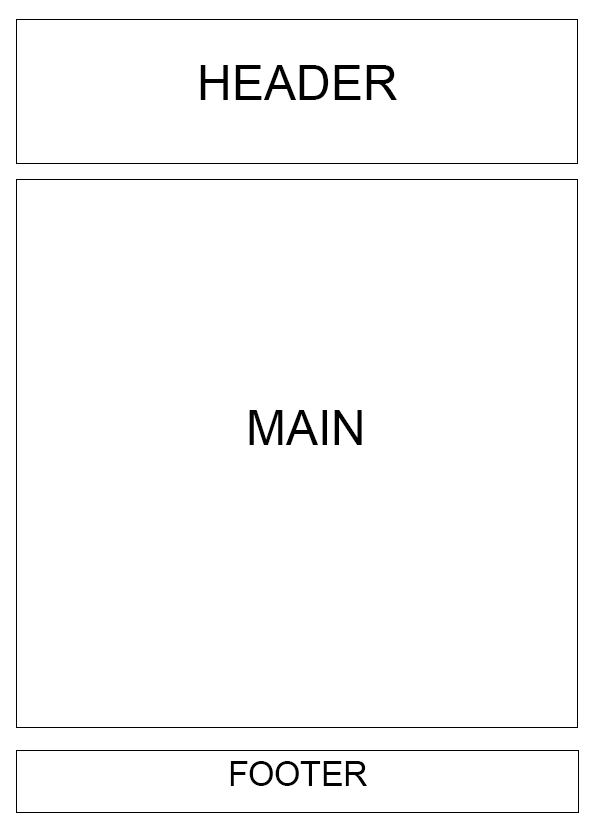
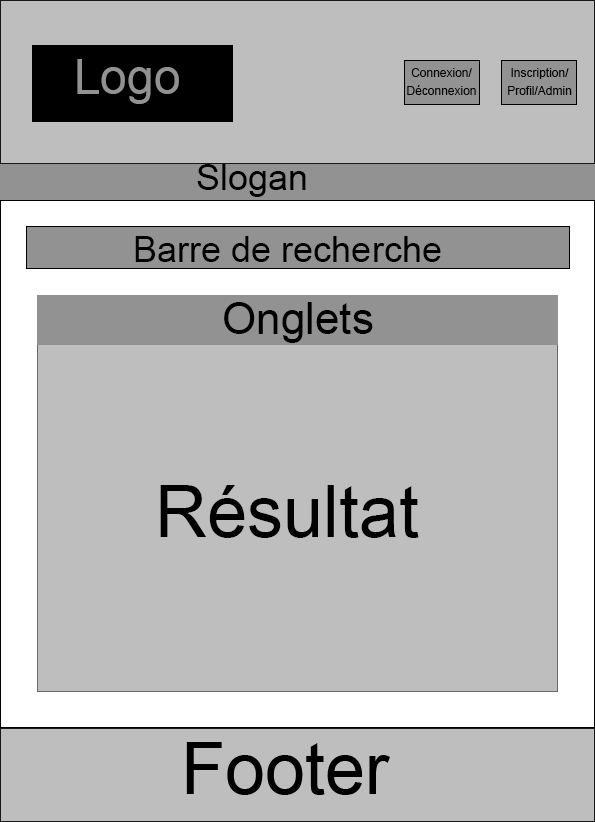
Layered file, before and after one edit (595x822). Changes by layer:
removed layer "FOOTER" over [230, 761, 367, 786]
removed layer "MAIN" over [249, 410, 362, 445]
removed layer "HEADER" over [200, 65, 397, 100]
added layer "Onglets" above "Footer" over [224, 302, 373, 343]
added layer "Footer" above "Résultat" over [186, 742, 390, 795]
added layer "Résultat" above "Barre de recherche" over [160, 485, 419, 538]
added layer "Barre de recherche" above "Inscription/ Profil/Admin" over [135, 236, 441, 262]
added layer "Inscription/ Profil/Admin" above "Connexion/ Déconnexion" over [508, 68, 572, 95]
added layer "Connexion/ Déconnexion" above "Slogan" over [407, 68, 476, 95]
added layer "Slogan" above "Logo" over [197, 164, 306, 197]
added layer "Logo" above "Rectangle 7 copie" over [77, 59, 179, 104]
added layer "Rectangle 7 copie" above "Rectangle 7" over [501, 60, 577, 105]
added layer "Rectangle 7" above "Rectangle 6" over [404, 60, 480, 105]
added layer "Rectangle 6" above "Rectangle 5" over [32, 45, 233, 122]
added layer "Rectangle 5" above "Rectangle 8" over [26, 226, 570, 269]
added layer "Rectangle 8" above "Rectangle 4" over [37, 295, 558, 345]
added layer "Rectangle 4" above "Rectangle 3" over [37, 295, 558, 692]
painted on "Rectangle 3" over [0, 728, 595, 822]
painted on "Rectangle 2" over [0, 179, 595, 728]
painted on "Rectangle 1" over [0, 0, 595, 164]
painted on "Arrière-plan" over [0, 0, 595, 822]
